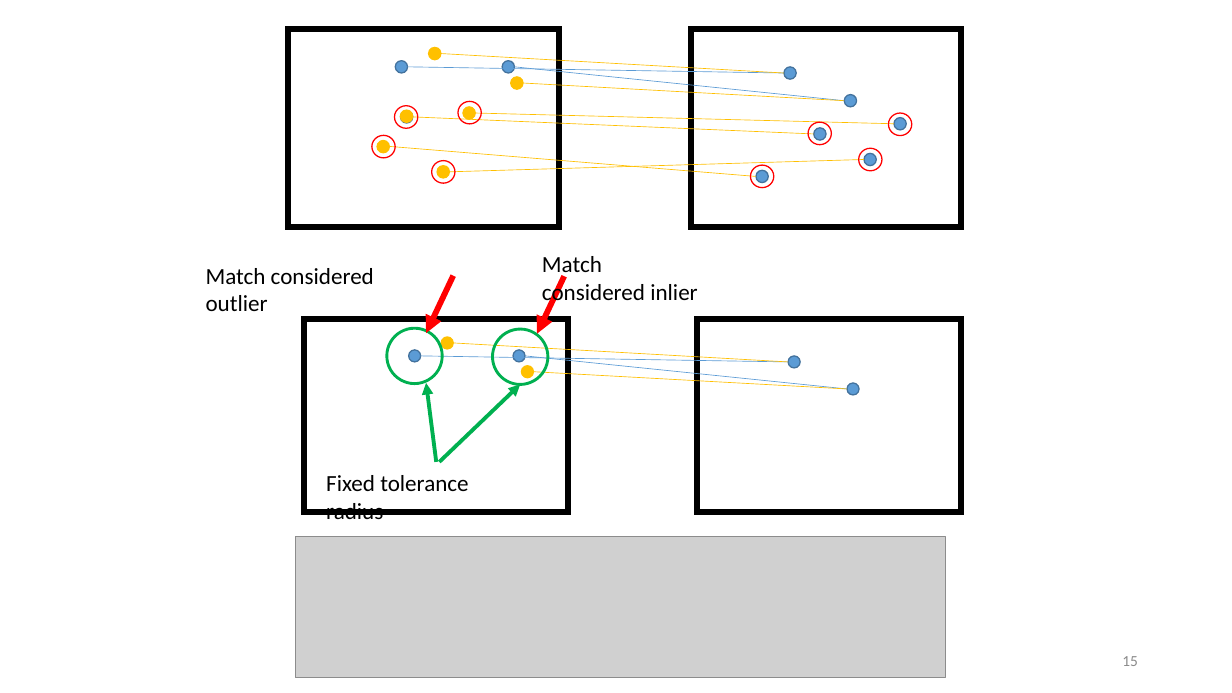
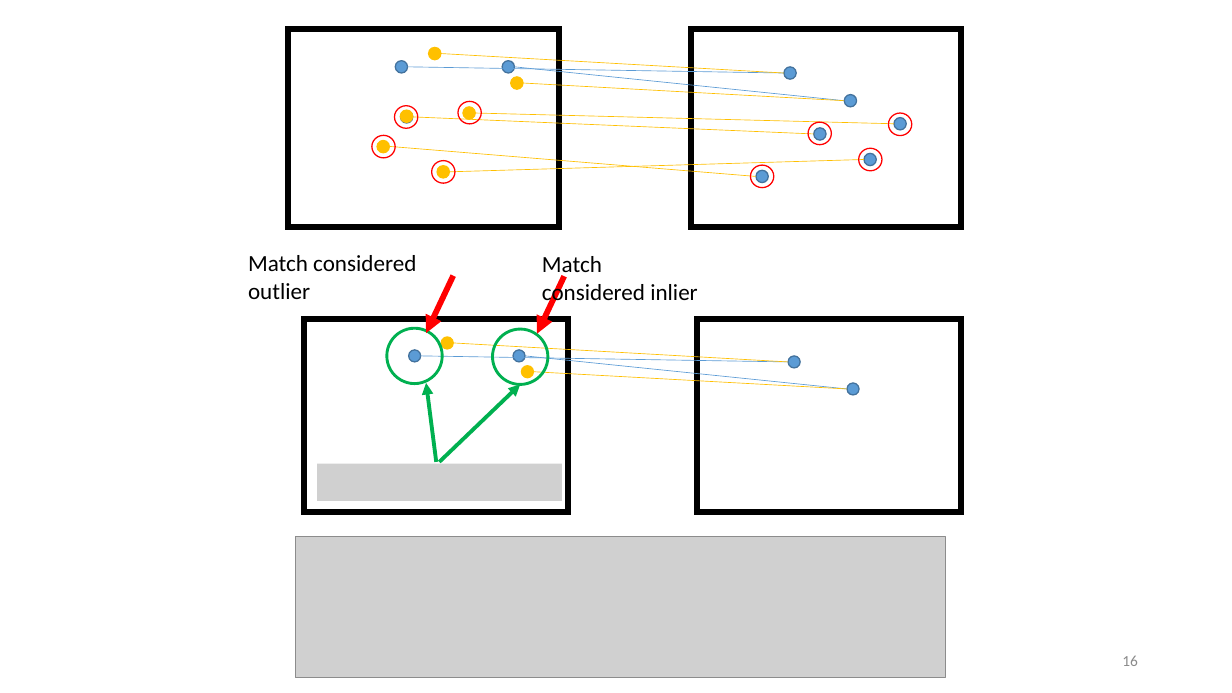
Before and after one commit to AlonSpinner/GradNumMethods, a slide deck: slide 16 of RANSAC/RANSAC.pptx (slide 15 before the commit). Drawn at 1232x693 pixels with LibreOffice and Linux fonts; fonts in the diff are those of the drawing; grey boxes stand for pictures. Boxes give left, top, right and bottom in pixels: in the first picture for what was removed or moved away, otherwise in the second. Text is boxed around its words. In the diff, an @@ line names an element or a change of style, - is before the commit and + after.

```diff
--- a/RANSAC/RANSAC.pptx
+++ b/RANSAC/RANSAC.pptx
@@ text "Match considered outlier": place and size @@
-text "Match considered outlier" at bbox=[206, 268, 374, 311]
+text "Match considered outlier" at bbox=[248, 255, 416, 299]
@@ picture added at bbox=[317, 464, 562, 501] @@
@@ text removed at bbox=[326, 475, 468, 519] @@
-Fixed tolerance radius
@@ page number at bbox=[1122, 655, 1138, 666]: text changed @@
-15
+16
```
Also in this commit, not shown: 6 other slides changed, 6 slides added, 3 slides removed, 2 other files.
